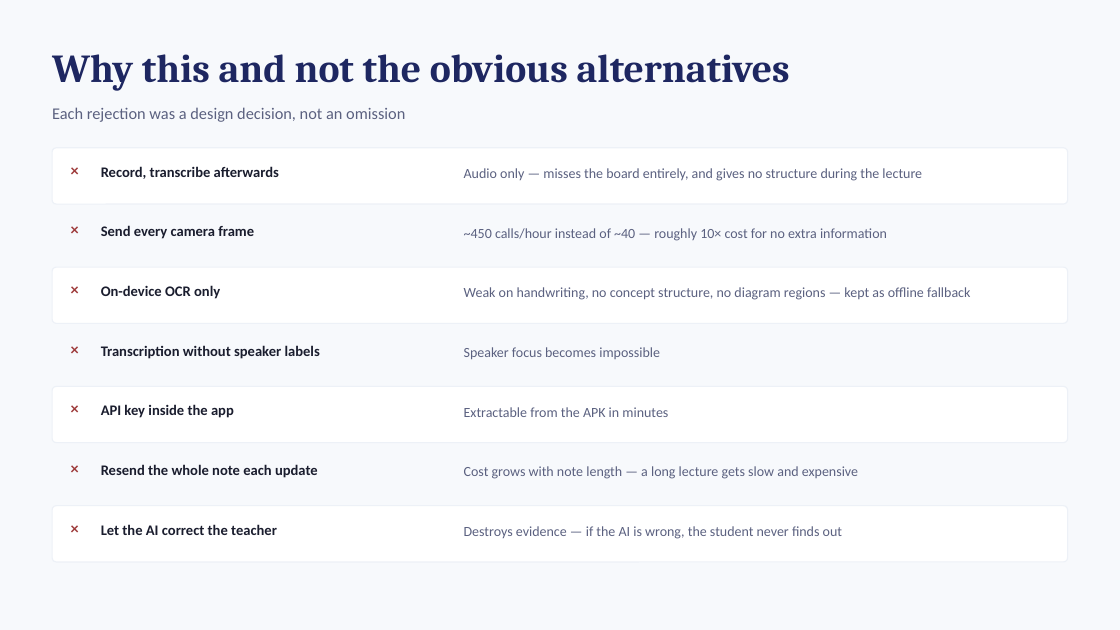
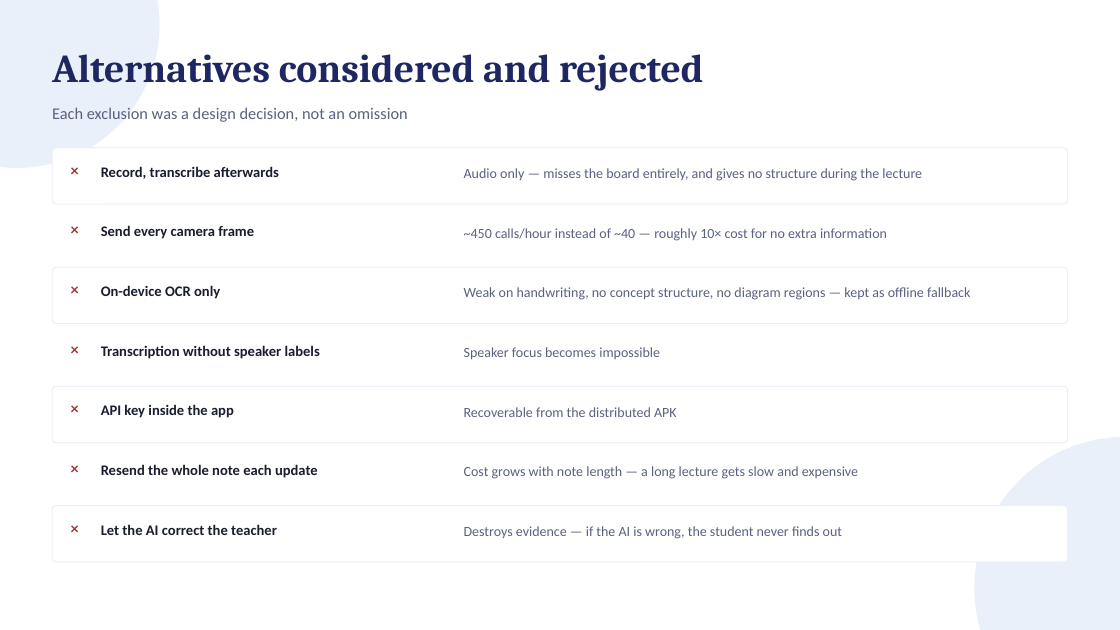
Before and after one commit to tejasthimmaiahkk-ui/VoxBoX, a slide deck: slide 9 of outputs/VoxBox_Review1_Scope.pptx (slide 8 before the commit). Drawn at 1120x630 pixels with LibreOffice and Linux fonts; fonts in the diff are those of the drawing; background and template pictures are left out. Boxes give left, top, right and bottom in pixels: in the first picture for what was removed or moved away, otherwise in the second. Text is boxed around its words. In the diff, an @@ line names an element or a change of style, - is before the commit and + after.

```diff
--- a/outputs/VoxBox_Review1_Scope.pptx
+++ b/outputs/VoxBox_Review1_Scope.pptx
@@ background #F7F9FC to picture (left out) @@
@@ ellipse added at bbox=[0, 0, 160, 168], fill #C7D8F2 at 38% opacity @@
@@ text at bbox=[52, 54, 703, 91]: text changed @@
-Why this and not the obvious alternatives
+Alternatives considered and rejected
@@ text at bbox=[52, 107, 408, 122]: text changed @@
-Each rejection was a design decision, not an omission
+Each exclusion was a design decision, not an omission
@@ text at bbox=[464, 407, 677, 417]: text changed @@
-Extractable from the APK in minutes
+Recoverable from the distributed APK
```
Also in this commit, not shown: 12 other slides changed, 1 slide added, 1 other file.
